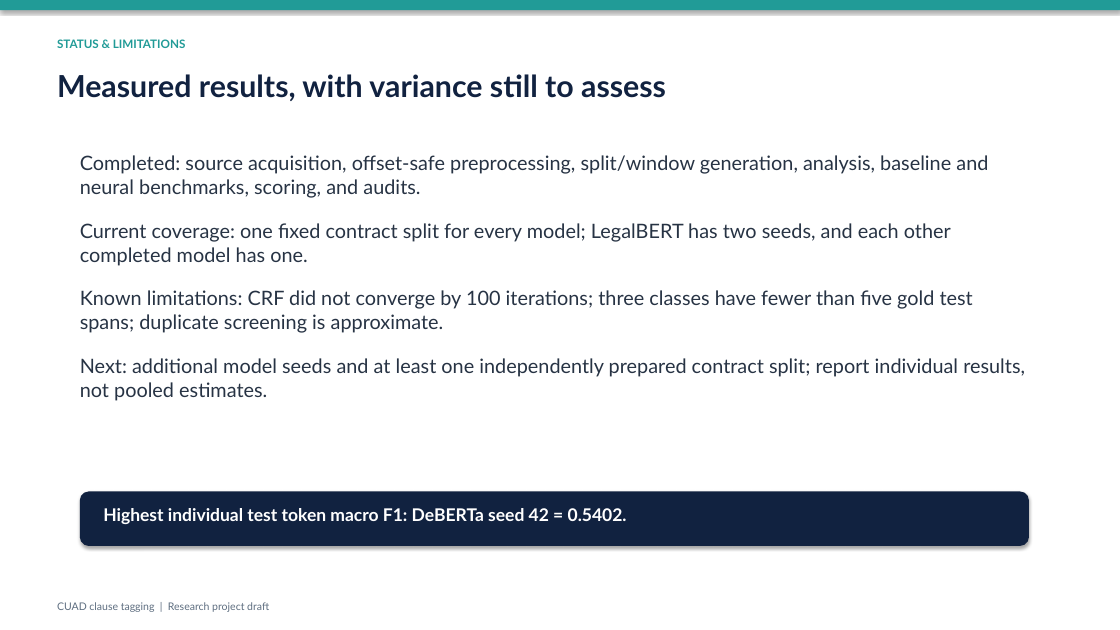
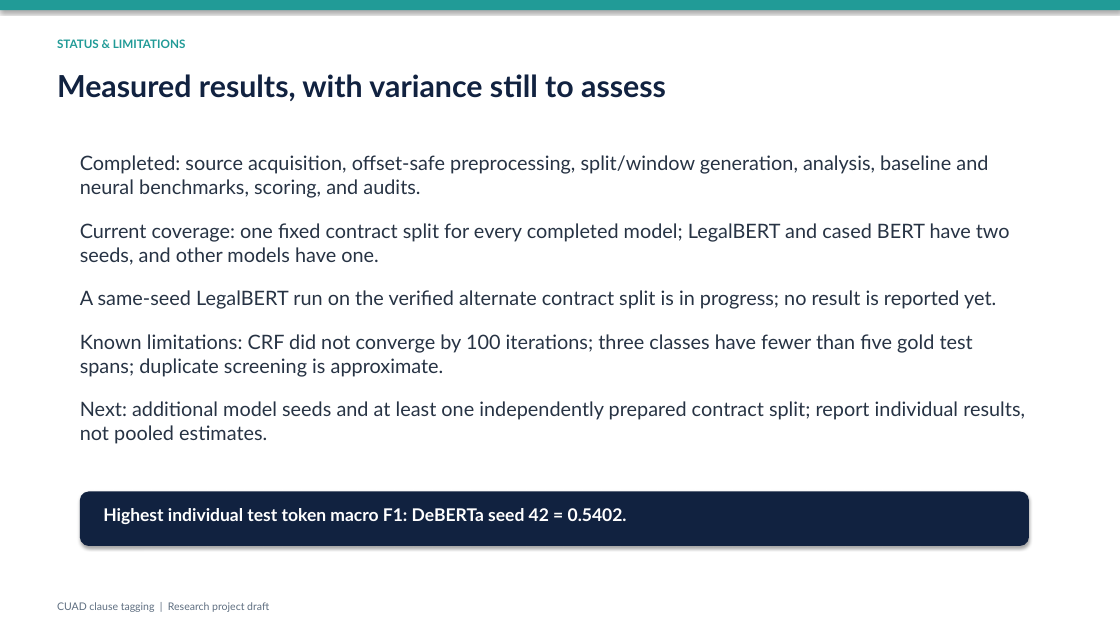
Before and after one commit to hmam-5/cuad-clause-tagging, a slide deck: slide 9 of results/CUAD_project_presentation.pptx. Drawn at 1120x630 pixels with LibreOffice and Linux fonts; fonts in the diff are those of the drawing. Boxes give left, top, right and bottom in pixels: in the first picture for what was removed or moved away, otherwise in the second. Text is boxed around its words. In the diff, an @@ line names an element or a change of style, - is before the commit and + after.

```diff
--- a/results/CUAD_project_presentation.pptx
+++ b/results/CUAD_project_presentation.pptx
@@ text at <box>80,223,1010,309</box>: text changed @@
-Current coverage: one fixed contract split for every model; LegalBERT has two seeds, and each other completed model has one.
+Current coverage: one fixed contract split for every completed model; LegalBERT and cased BERT have two seeds, and other models have one.
+A same-seed LegalBERT run on the verified alternate contract split is in progress; no result is reported yet.
```
Also in this commit, not shown: 1 other slide changed, 20 other files.
